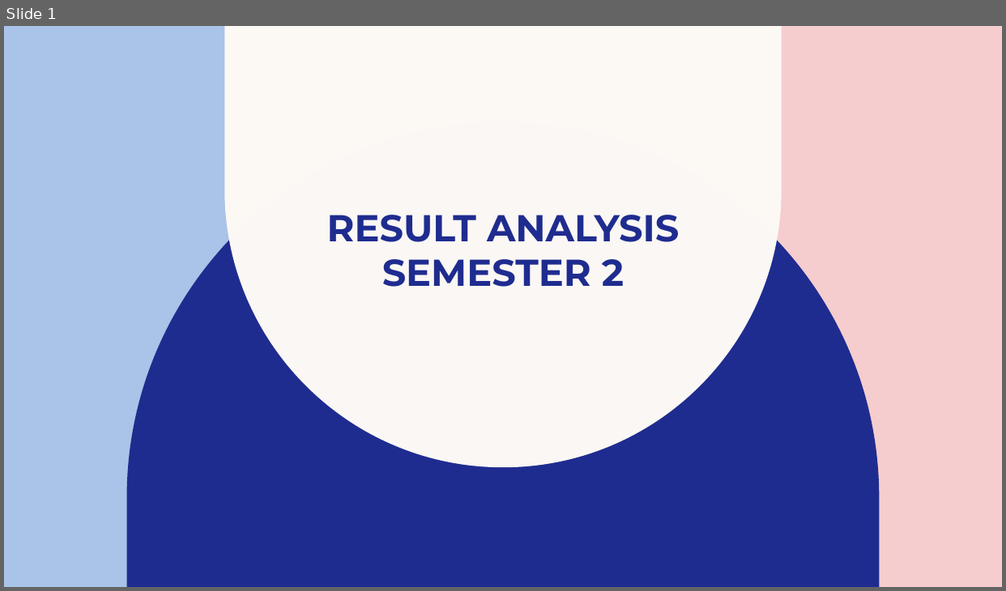
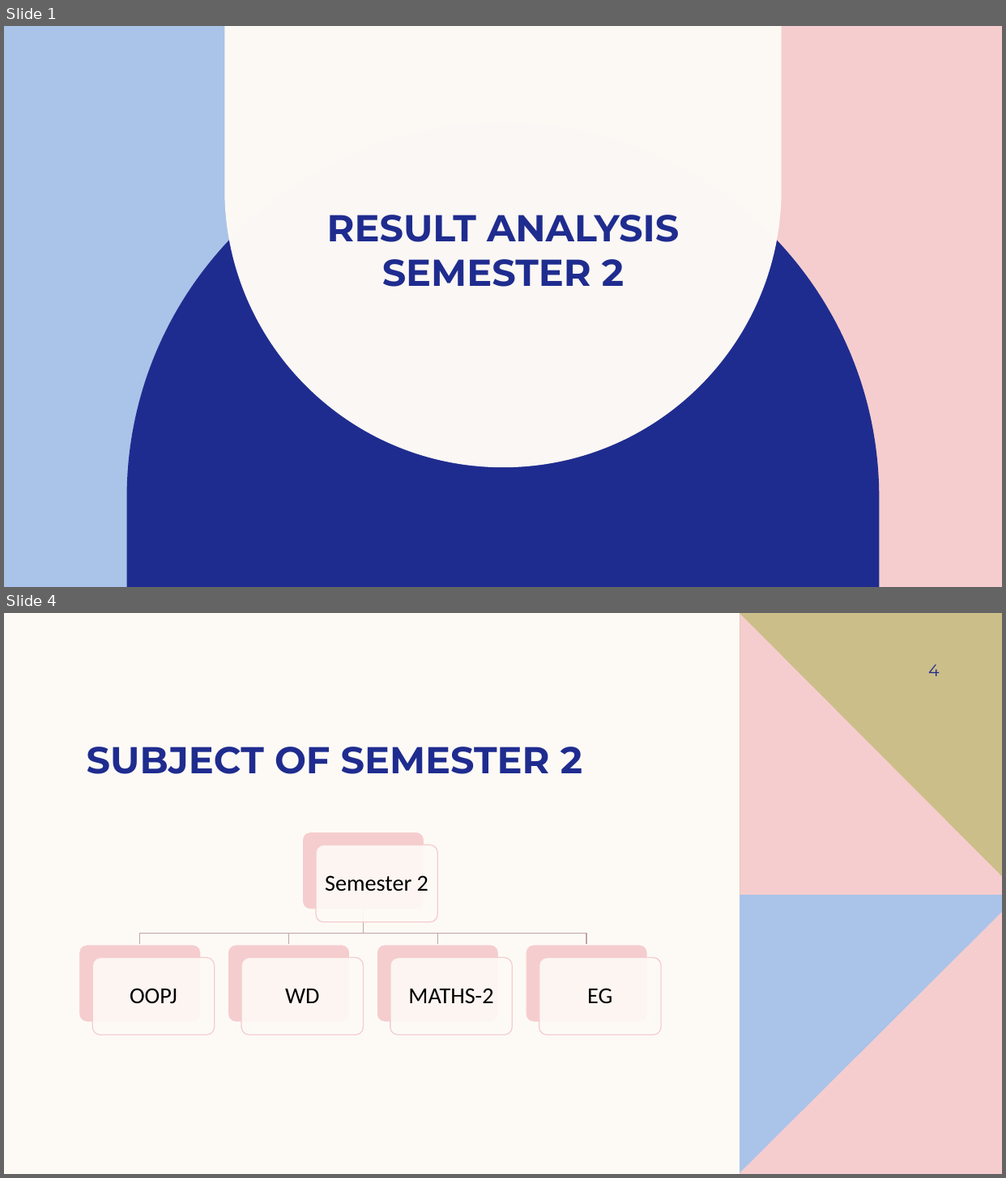
Before and after one commit to codedbyshreena/Office-automation-tools, a slide deck: PPT_Analysis_370.pptx. Shown one above the other, each under a label of ours: slide 1 before the commit, slides 1 and 4 after it; the slides between them are not shown. The pictures are 1006x591 and 1006x1178 pixels, drawn with LibreOffice and Linux fonts; fonts in the diff are those of the drawing. Boxes give left, top, right and bottom in pixels: in the first picture for what was removed or moved away, otherwise in the second. Text is boxed around its words. In the diff, an @@ line names an element or a change of style, - is before the commit and + after.

```diff
--- a/PPT_Analysis_370.pptx
+++ b/PPT_Analysis_370.pptx
@@ slide 4 added at (x1=4, y1=613, x2=1002, y2=1174), background #FDFAF6 @@
@@ freeform shape added at (x1=740, y1=613, x2=1002, y2=895), fill #CCBE89 @@
@@ freeform shape added at (x1=740, y1=614, x2=1002, y2=895), fill #F5CDCE @@
@@ page number added at (x1=928, y1=664, x2=940, y2=676), 16 pt, text #1F2C8F @@
+4
@@ title added at (x1=87, y1=747, x2=582, y2=774), 36 pt, text #1F2C8F, bold @@
+SUBJECT OF SEMESTER 2
@@ freeform shape added at (x1=740, y1=894, x2=1002, y2=1174), fill #AAC3E8 @@
@@ freeform shape added at (x1=740, y1=913, x2=1002, y2=1174), fill #F5CDCE @@
@@ group added at (x1=79, y1=833, x2=661, y2=1035): 10 rounded rectangles, 5 texts, 4 freeform shapes @@
+Semester 2
+OOPJ
+WD
+MATHS-2
+EG
```
Also in this commit, not shown: 4 other slides added, 1 slide removed.
